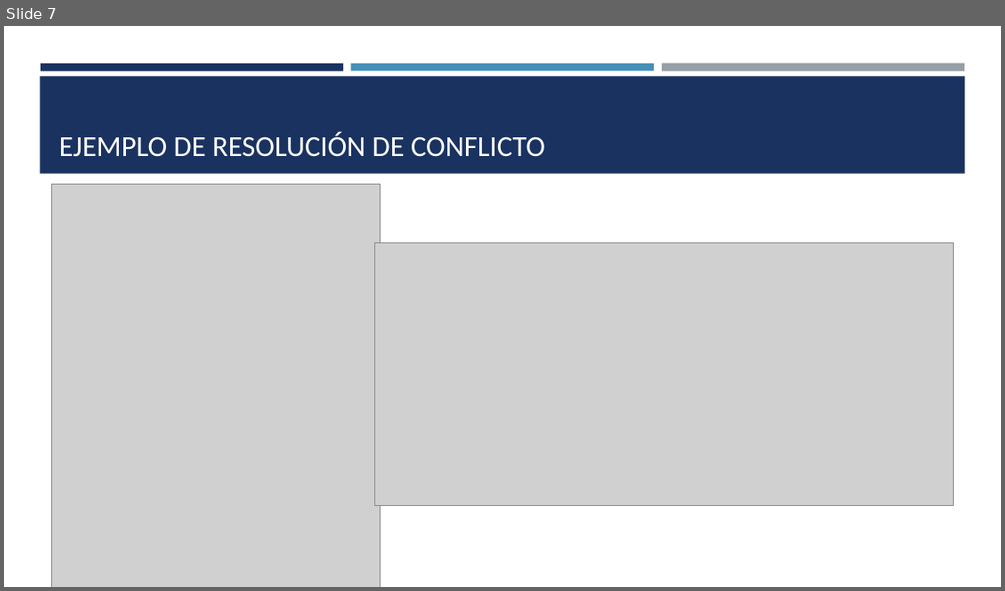
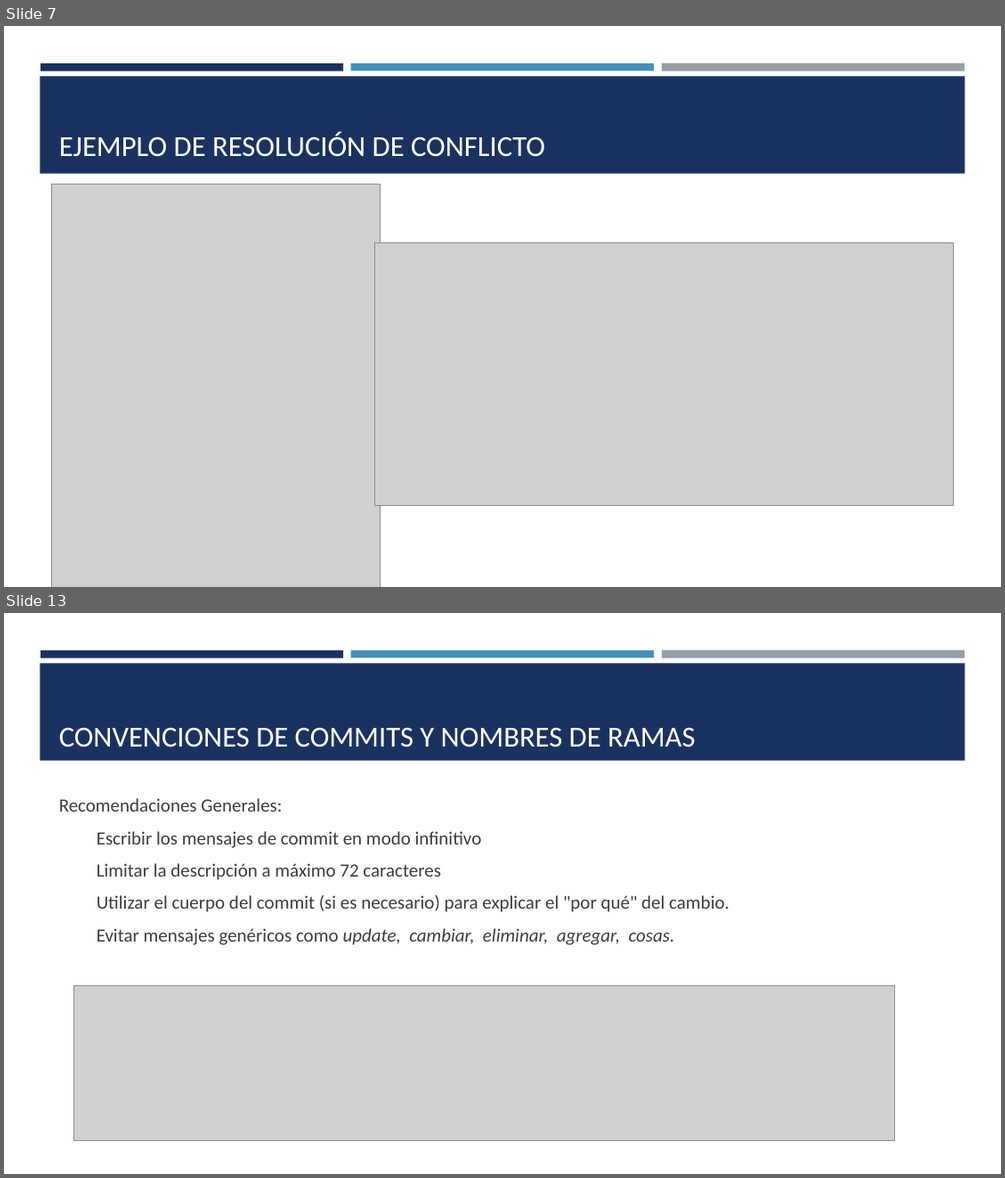
Before and after one commit to juancebellan/-e4-tutorial-github-colaborativo, a slide deck: GitHUb_presentación.pptx. Shown one above the other, each under a label of ours: slide 7 before the commit, slides 7 and 13 after it; the slides between them are not shown. The pictures are 1005x591 and 1005x1178 pixels, drawn with LibreOffice and Linux fonts; fonts in the diff are those of the drawing; grey boxes stand for pictures. Boxes give left, top, right and bottom in pixels: in the first picture for what was removed or moved away, otherwise in the second. Text is boxed around its words. In the diff, an @@ line names an element or a change of style, - is before the commit and + after.

Commit message:
doc: Powe point añadir issues,projects,milestones, convención de commits y github actions

```diff
--- a/GitHUb_presentación.pptx
+++ b/GitHUb_presentación.pptx
@@ slide 13 added at (4, 613, 1001, 1174), background #FFFFFF; not listed: 4 template elements that a slide beside it also shows @@
@@ title added at (59, 727, 695, 747), 28 pt, text #FFFFFF @@
+CONVENCIONES DE COMMITS Y NOMBRES DE RAMAS
@@ text added at (59, 798, 729, 945), 18 pt, text #3D3D3D @@
+Recomendaciones Generales:
+Escribir los mensajes de commit en modo infinitivo
+Limitar la descripción a máximo 72 caracteres
+Utilizar el cuerpo del commit (si es necesario) para explicar el "por qué" del cambio.
+Evitar mensajes genéricos como update, cambiar, eliminar, agregar, cosas.
@@ picture added at (73, 986, 894, 1141) @@
```
Also in this commit, not shown: 7 other slides added.
